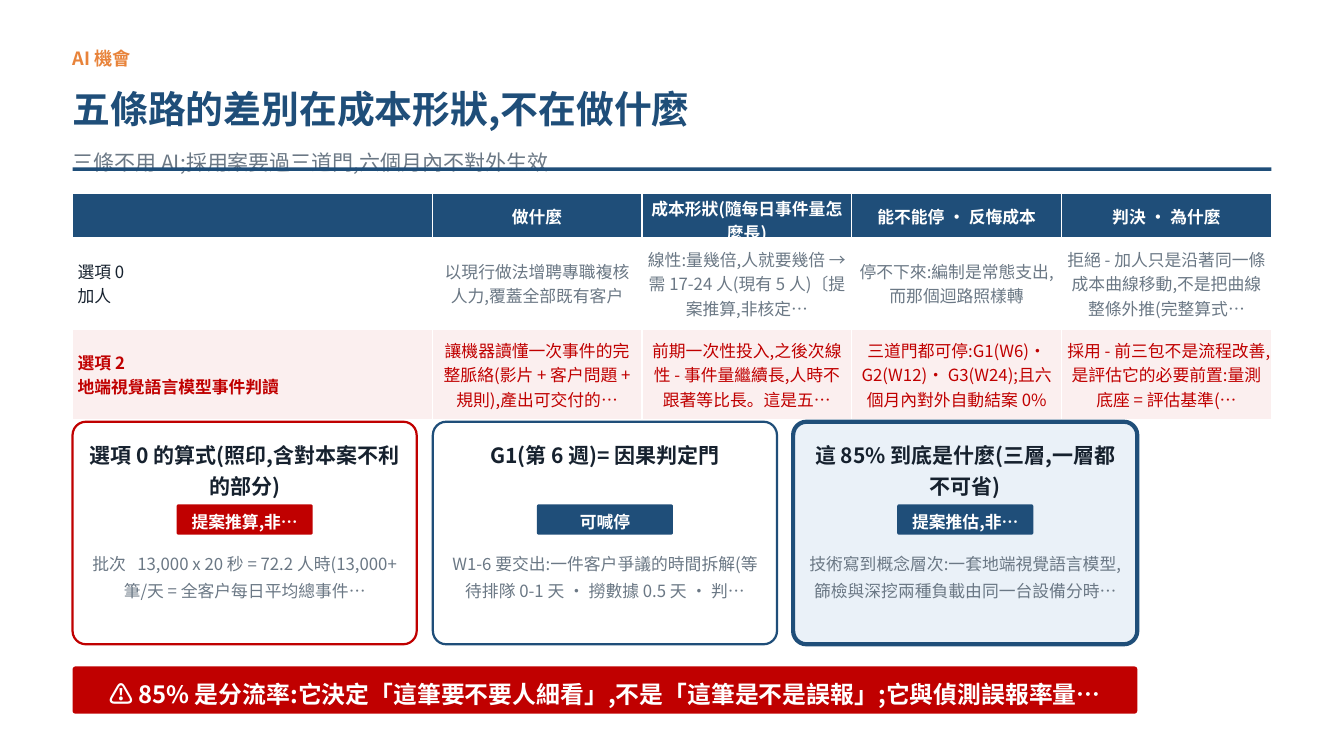
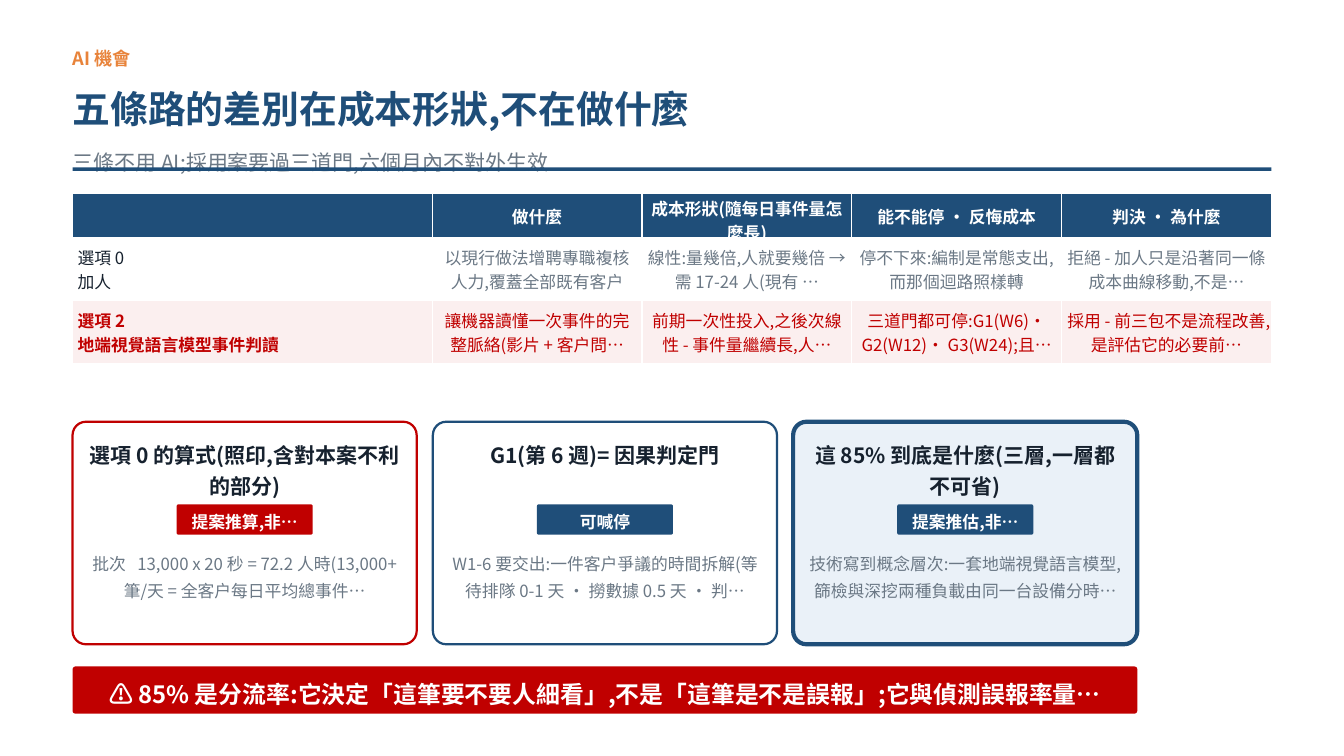
Before and after one commit to pokai-huang0828/UTS_workspace, a slide deck: slide 6 of Artificial Intelligence for Enterprises/Assessment3/_fixed.pptx. Drawn at 1344x756 pixels with LibreOffice and Linux fonts; fonts in the diff are those of the drawing. Boxes give left, top, right and bottom in pixels: in the first picture for what was removed or moved away, otherwise in the second. Text is boxed around its words. In the diff, an @@ line names an element or a change of style, - is before the commit and + after.

```diff
--- a/Artificial Intelligence for Enterprises/Assessment3/_fixed.pptx
+++ b/Artificial Intelligence for Enterprises/Assessment3/_fixed.pptx
@@ table at box(73, 194, 1271, 358) @@
-row 2, column 3: 線性:量幾倍,人就要幾倍 → 需 17-24 人(現有 5 人)〔提案推算,非核定…
+row 2, column 3: 線性:量幾倍,人就要幾倍 → 需 17-24 人(現有 …
-row 2, column 5: 拒絕 - 加人只是沿著同一條成本曲線移動,不是把曲線整條外推(完整算式…
+row 2, column 5: 拒絕 - 加人只是沿著同一條成本曲線移動,不是…
-row 3: 選項 2 地端視覺語言模型事件判讀 | 讓機器讀懂一次事件的完整脈絡(影片 + 客戶問題 + 規則),產出可交付的… | 前期一次性投入,之後次線性 - 事件量繼續長,人時不跟著等比長。這是五… | 三道門都可停:G1(W6)· G2(W12)· G3(W24);且六個月內對外自動結案 0% | 採用 - 前三包不是流程改善,是評估它的必要前置:量測底座 = 評估基準(…
+row 3: 選項 2 地端視覺語言模型事件判讀 | 讓機器讀懂一次事件的完整脈絡(影片 + 客戶問… | 前期一次性投入,之後次線性 - 事件量繼續長,人… | 三道門都可停:G1(W6)· G2(W12)· G3(W24);且… | 採用 - 前三包不是流程改善,是評估它的必要前…
```
Also in this commit, not shown: 4 other slides changed, 4 other files.
